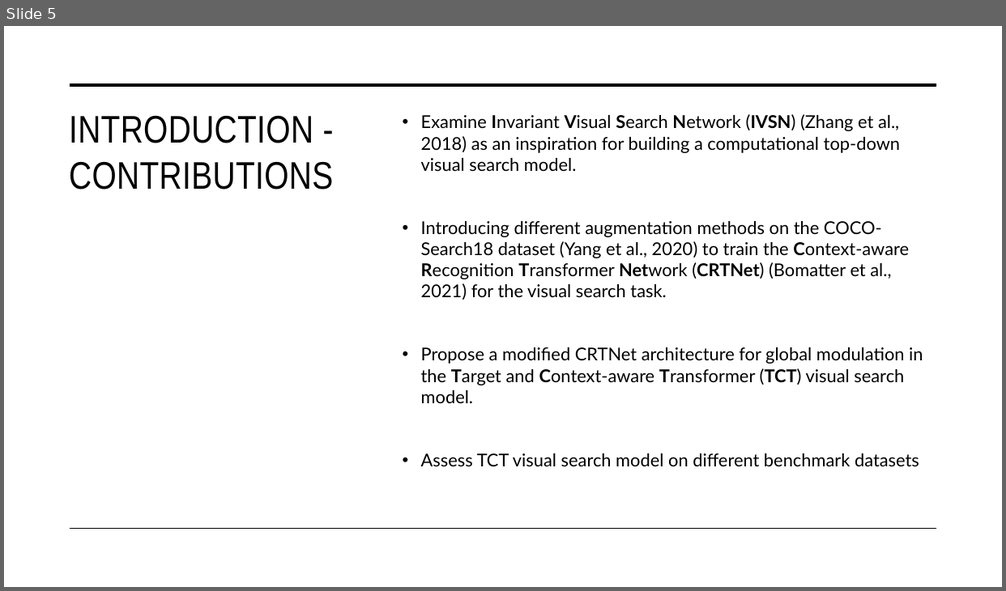
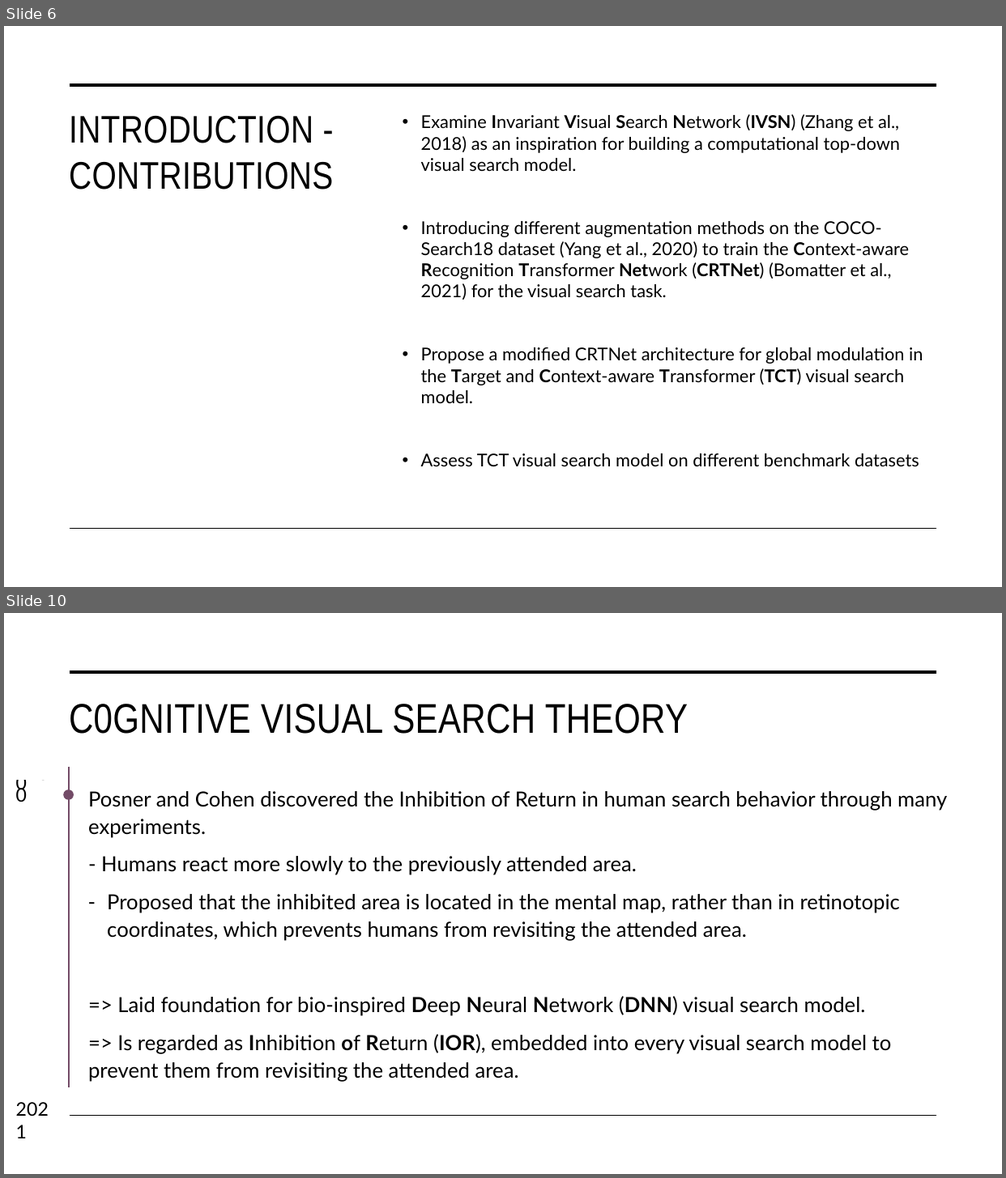
Before and after one commit to tuanisworkingonsomeprojects/TCT-visual-search, a slide deck: Presentation/FYP_NguyenTuan_Presentation.pptx. Shown one above the other, each under a label of ours: slide 5 before the commit, slides 6 and 10 after it; the slides between them are not shown. The pictures are 1006x591 and 1006x1178 pixels, drawn with LibreOffice and Linux fonts; fonts in the diff are those of the drawing. Boxes give left, top, right and bottom in pixels: in the first picture for what was removed or moved away, otherwise in the second. Text is boxed around its words. In the diff, an @@ line names an element or a change of style, - is before the commit and + after.

```diff
--- a/Presentation/FYP_NguyenTuan_Presentation.pptx
+++ b/Presentation/FYP_NguyenTuan_Presentation.pptx
@@ slide 10 added at [4, 613, 1002, 1174], background #FFFFFF @@
@@ rectangle added at [13, 613, 63, 780], fill #FFFFFF @@
@@ line added from (70, 672) to (937, 672), #000000 3.5 pt @@
@@ text added at [9, 690, 63, 993], 18 pt, text #000000 @@
+1980
+1980
+1984
+1994
+1998
+2018
+2021
@@ title added at [69, 704, 688, 734], 40 pt, text #000000 @@
+C0GNITIVE VISUAL SEARCH THEORY
@@ text added at [9, 746, 63, 776], 18 pt, text #000000 @@
+1980
@@ line added from (68, 766) to (68, 1088), #734B67 1.5 pt @@
@@ ellipse added at [63, 790, 74, 800], fill #734B67 @@
@@ text added at [88, 791, 947, 1082], 20 pt, text #000000 @@
+Posner and Cohen discovered the Inhibition of Return in human search behavior through many experiments.
+- Humans react more slowly to the previously attended area.
+– Proposed that the inhibited area is located in the mental map, rather than in retinotopic coordinates, which prevents humans from revisiting the attended area.
+=> Laid foundation for bio-inspired Deep Neural Network (DNN) visual search model.
+=> Is regarded as Inhibition of Return (IOR), embedded into every visual search model to prevent them from revisiting the attended area.
@@ rectangle added at [13, 815, 63, 1095], fill #FFFFFF @@
@@ line added from (70, 1116) to (937, 1116), #000000 1 pt @@
@@ what was slide 5 is now slide 6 @@
```
Also in this commit, not shown: 1 slide changed, 32 other slides added, 1 slide removed, 4 other files.
